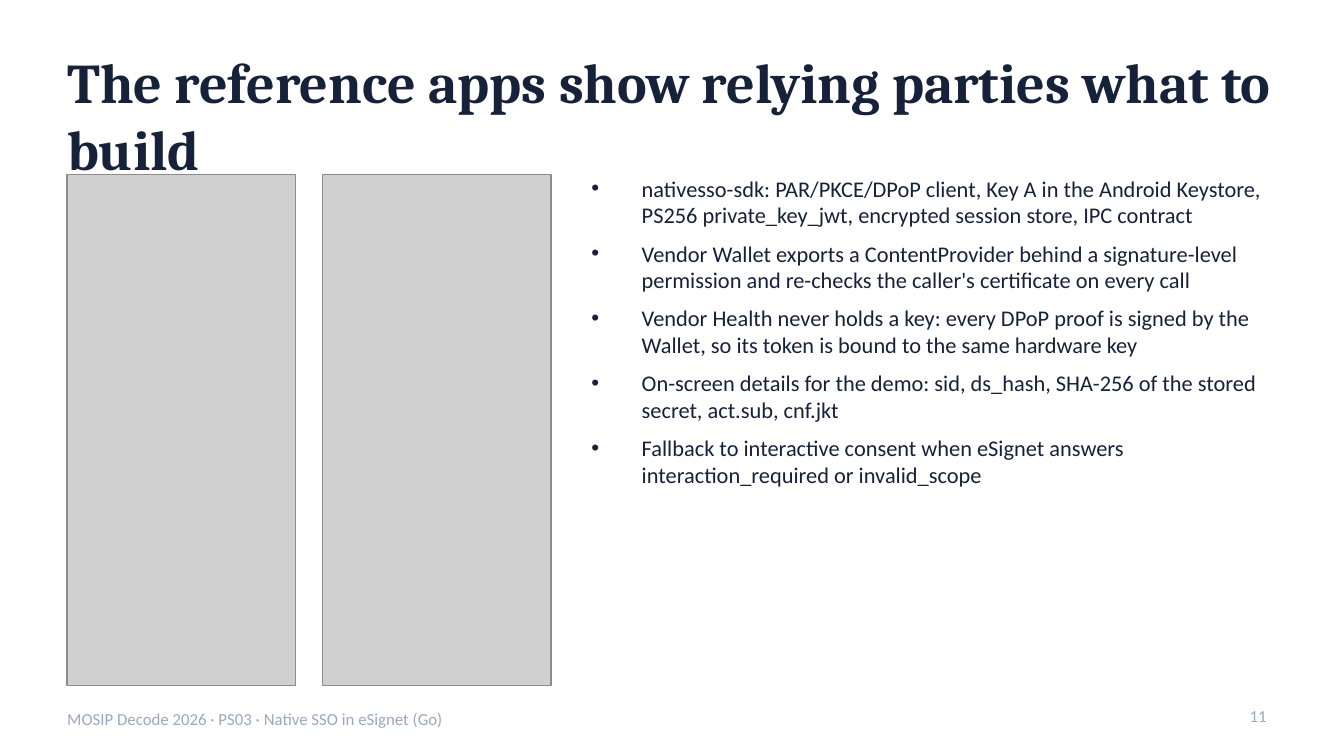
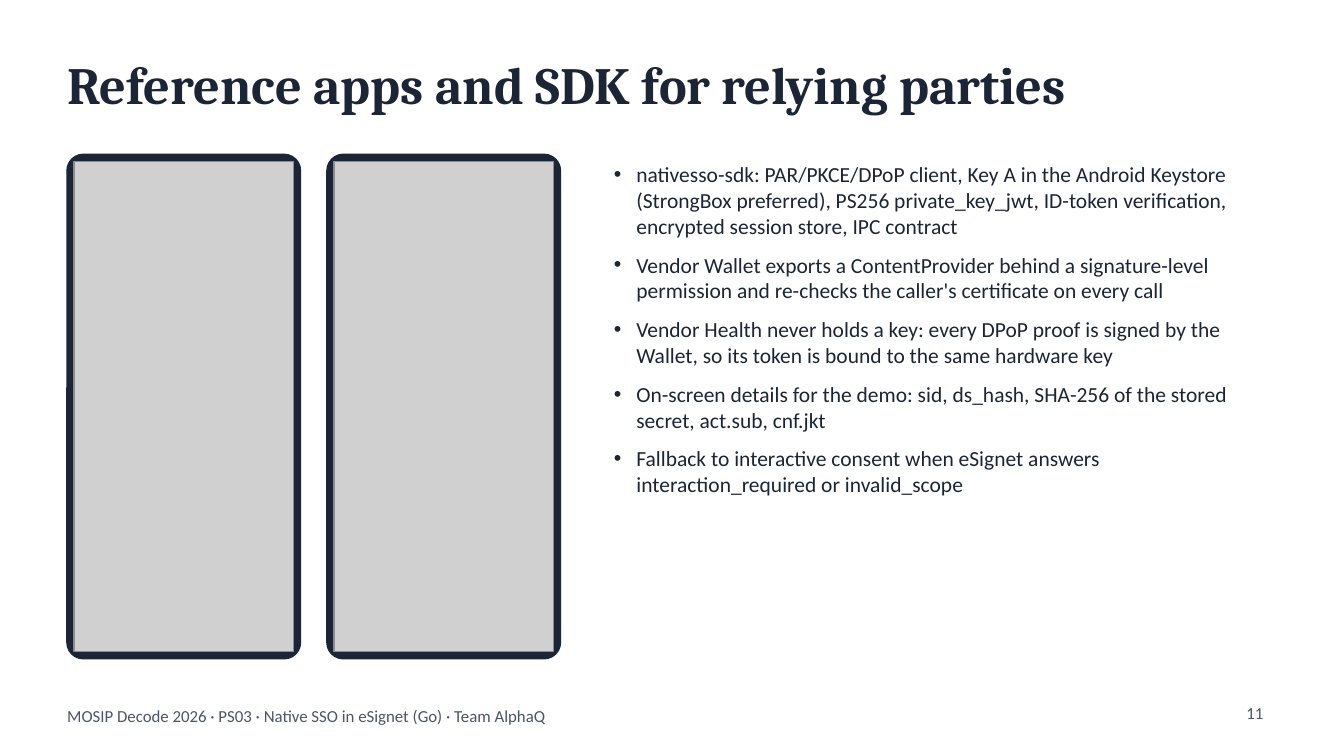
Before and after one commit to DevAnuragT/mosip-decode-2026-native-sso, a slide deck: slide 11 of docs/pitch-deck.pptx. Drawn at 1344x756 pixels with LibreOffice and Linux fonts; fonts in the diff are those of the drawing; grey boxes stand for pictures. Boxes give left, top, right and bottom in pixels: in the first picture for what was removed or moved away, otherwise in the second. Text is boxed around its words. In the diff, an @@ line names an element or a change of style, - is before the commit and + after.

```diff
--- a/docs/pitch-deck.pptx
+++ b/docs/pitch-deck.pptx
@@ title "Reference apps and SDK for ..." at <box>67,67,1065,116</box>: vertical alignment top to middle @@
@@ title at <box>67,67,1065,116</box>: text changed; size 30 to 28 pt; text colour #16213A to #1B2535 @@
-The reference apps show relying parties what to build
+Reference apps and SDK for relying parties
@@ rounded rectangle added at <box>67,155,300,659</box>, fill #1B2535, outline #1B2535 1 pt @@
@@ picture: place and size @@
-picture at <box>67,175,296,685</box>
+picture at <box>74,161,293,652</box>
@@ rounded rectangle added at <box>327,155,559,659</box>, fill #1B2535, outline #1B2535 1 pt @@
@@ picture: place and size @@
-picture at <box>323,175,551,685</box>
+picture at <box>333,161,552,652</box>
@@ text "nativesso-sdk: PAR/PKCE/DPoP client, Key A ...": place and size @@
-text "nativesso-sdk: PAR/PKCE/DPoP client, Key A ..." at <box>642,181,1261,487</box>
+text "nativesso-sdk: PAR/PKCE/DPoP client, Key A ..." at <box>636,167,1227,496</box>
@@ text at <box>636,167,1226,238</box>: text changed; size 12 to 11.5 pt; text colour #16213A to #1B2535 @@
-• nativesso-sdk: PAR/PKCE/DPoP client, Key A in the Android Keystore, PS256 private_key_jwt, encrypted session store, IPC contract
+• nativesso-sdk: PAR/PKCE/DPoP client, Key A in the Android Keystore (StrongBox preferred), PS256 private_key_jwt, ID-token verification, encrypted session store, IPC contract
@@ text at <box>636,258,1227,496</box>: size 12 to 11.5 pt, text colour #16213A to #1B2535 in "Vendor Wallet exports a ContentProvider behind a ...", "Vendor Health never holds a key: every ...", "On-screen details for the demo: sid, ds_hash, ...", "Fallback to interactive consent when eSignet answers ..."; indent changed; more space between paragraphs @@
@@ text at <box>67,710,546,725</box>: text changed; text colour #9AA8C2 to #4A5568 @@
-MOSIP Decode 2026 · PS03 · Native SSO in eSignet (Go)
+MOSIP Decode 2026 · PS03 · Native SSO in eSignet (Go) · Team AlphaQ
@@ page number at <box>1246,708,1263,719</box>: text colour #9AA8C2 to #4A5568; alignment left to right @@
```
Also in this commit, not shown: 12 other slides changed, 5 other files.
